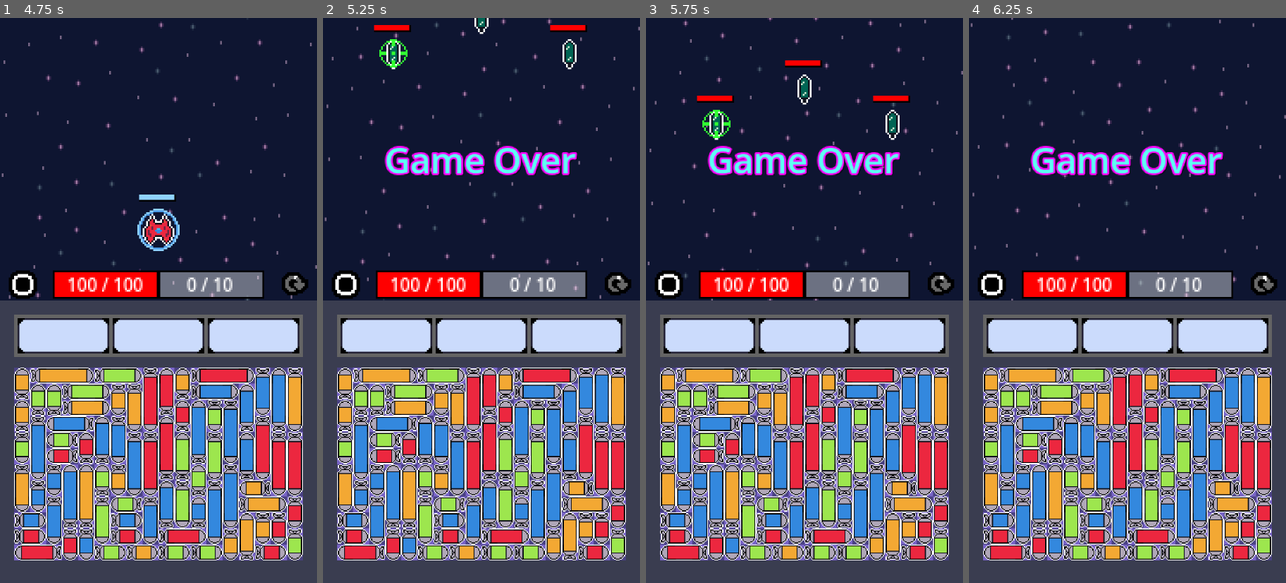
Above: before the commit, frames 1-4 (left to right).
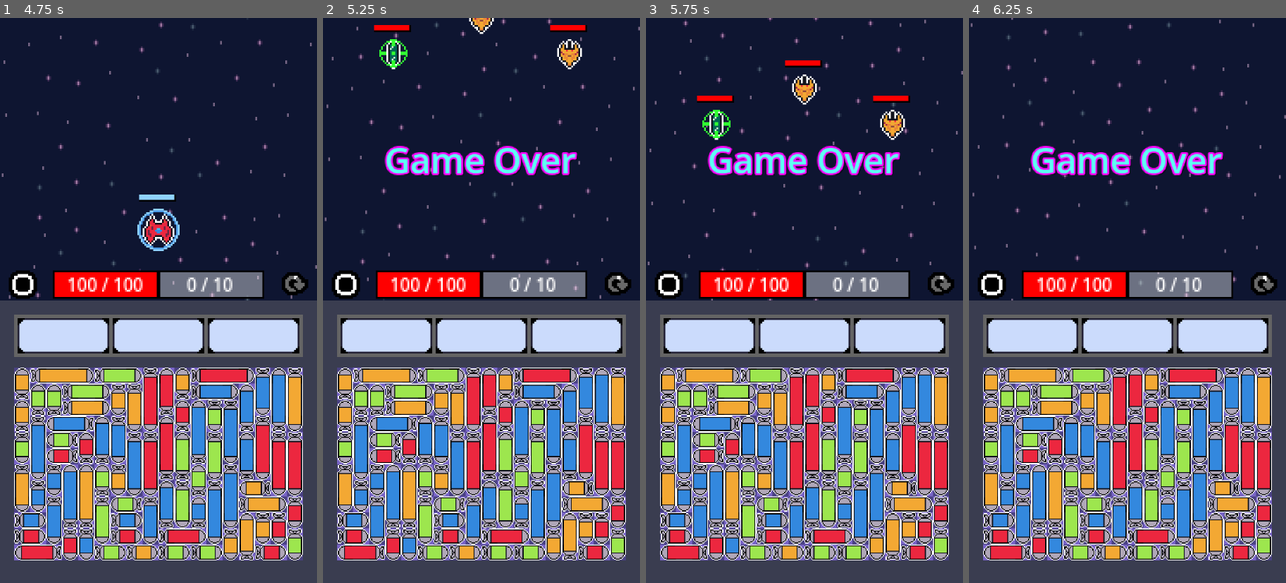
Above: after the commit, the same moments.

Repository: ZoNaDak/GalaxyPuzzleShooter_ProtoType
Game: Godot game, scene res://game/scenes/title/title_scene.tscn
Two runs of this game, one before a commit and one after it. Both use one fixed random seed, a clock stepped at 60 frames per second and the inputs below.
Inputs (mouse positions are in pixels of both pictures, inside the frame that each line leads up to):
- Up to frame 1 (4.75 s): click "Game Start" at 0.5 s; click (22, 283) at 1.25 s; click (22, 283) at 2 s; click (22, 283) at 2.75 s; click (294, 283) at 3.5 s; tap Enter at 4.25 s; move the mouse to (22, 385) at 4.27 s; tap 2 at 4.35 s; click (22, 385) at 4.42 s
- Up to frame 2 (5.25 s): move the mouse to (386, 373) at 5.02 s; tap 1 at 5.1 s; click (386, 373) at 5.17 s
- Up to frame 3 (5.75 s): no input
- Up to frame 4 (6.25 s): move the mouse to (1038, 125) at 5.77 s; tap 2 at 5.85 s; click (1038, 125) at 5.92 s

Frame 1 is identical in both runs. In frame 2, 0.3% of the frame differs, in the area x 46-82%, y 0-9%; in frame 3, 0.5%, in the area x 46-82%, y 10-21%; in frame 4, nothing differs.

Commit message:
Apply Despawn laser

Diff:
--- a/wool-galaxy-proto/config/resources/player_config.tres
+++ b/wool-galaxy-proto/config/resources/player_config.tres
@@ -4,7 +4,9 @@
 
 [resource]
 script = ExtResource("1_safy7")
-max_force_shield_value = 12
+max_force_shield_value = 30
 missile_fire_delay = 1.0
-green_missile_value = 3
+red_missile_value = 8
+blue_missile_value = 2
+yellow_missile_value = 4
 metadata/_custom_type_script = "uid://8px53fk5u6m6"
--- a/wool-galaxy-proto/game/characters/enemys/enemy.gd
+++ b/wool-galaxy-proto/game/characters/enemys/enemy.gd
@@ -75,6 +75,11 @@
 		StateType.IDLE:
 			check_fire(delta)
 
+func _exit_tree() -> void:
+	if _cur_laser != null:
+		_callable_context.despawn_projectile_callable.call(_cur_laser)
+		_cur_laser = null
+
 #endregion
 
 #region Input
@@ -140,7 +145,7 @@
 				move_dir, enemy_config.fire_value)
 		FireType.HEAL:
 			for enemy in _callable_context.get_all_enemy_callable.call():
-				if enemy == self:
+				if enemy == self || enemy == null:
 					continue
 				enemy.do_heal_hp(enemy_config.fire_value[0])
 
--- a/wool-galaxy-proto/game/characters/enemys/enemy_callable_context.gd
+++ b/wool-galaxy-proto/game/characters/enemys/enemy_callable_context.gd
@@ -7,6 +7,7 @@
 var get_all_enemy_callable: Callable
 var spawn_bullet_callable: Callable
 var spawn_laser_callable: Callable
+var despawn_projectile_callable: Callable
 var play_effect_callable: Callable
 
 #endregion
@@ -17,10 +18,12 @@
 func initialize_in_scene(get_player_callable: Callable,
 	spawn_bullet_callable: Callable,
 	spawn_laser_callable: Callable,
+	despawn_projectile_callable: Callable,
 	play_effect_callable: Callable) -> void:
 	self.get_player_callable = get_player_callable
 	self.spawn_bullet_callable = spawn_bullet_callable
 	self.spawn_laser_callable = spawn_laser_callable
+	self.despawn_projectile_callable = despawn_projectile_callable
 	self.play_effect_callable = play_effect_callable
 
 @warning_ignore("shadowed_variable")
--- a/wool-galaxy-proto/game/scenes/main/flow/states/common_stage_flow_state.gd
+++ b/wool-galaxy-proto/game/scenes/main/flow/states/common_stage_flow_state.gd
@@ -89,7 +89,6 @@
 
 func spawn_random_enemy(spawn_index: int) -> void:
 	var config_index: int = randi() % _context.stage_config.enemy_list.size()
-	config_index = 1
 	var key: String = _context.stage_config.enemy_list[config_index]
 	_context.enemy_service.spawn_enemy(key, spawn_index)
 	_enemy_spawn_count += 1
--- a/wool-galaxy-proto/game/scenes/main/main_scene.gd
+++ b/wool-galaxy-proto/game/scenes/main/main_scene.gd
@@ -43,6 +43,7 @@
 		func(): return _player,
 		_projectile_service.spawn_bullet,
 		_projectile_service.spawn_laser,
+		_projectile_service.despawn_projectile,
 		_effect_service.play_effect
 	)
 	_enemy_service.initialize(enemy_callable_context)
